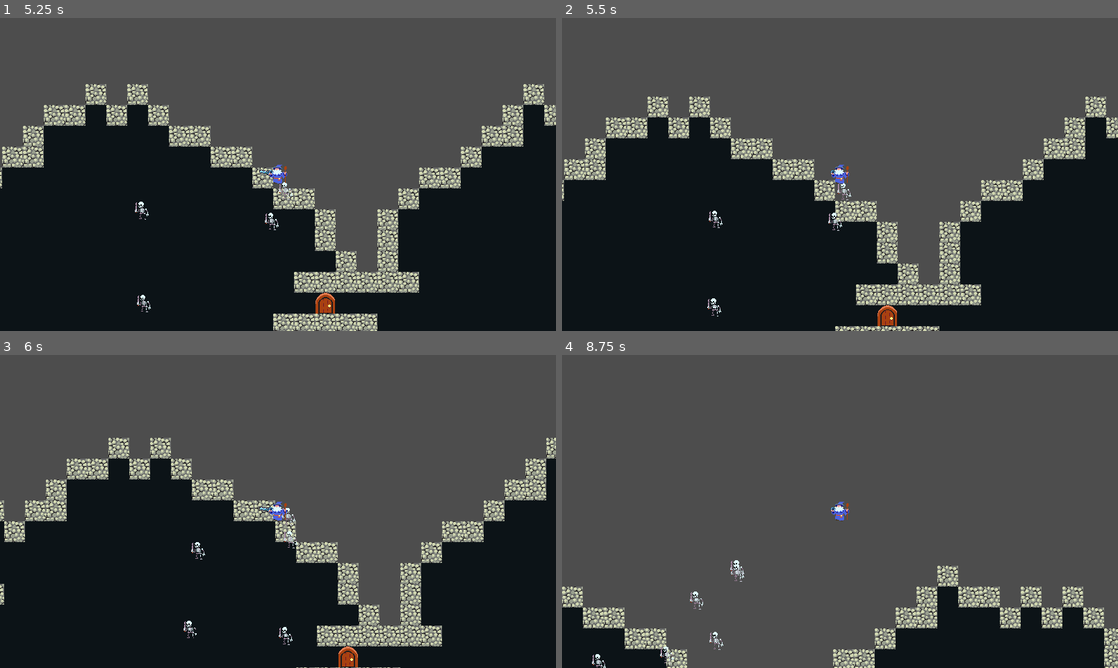
Above: before the commit, frames 1-4 (two rows, left to right).
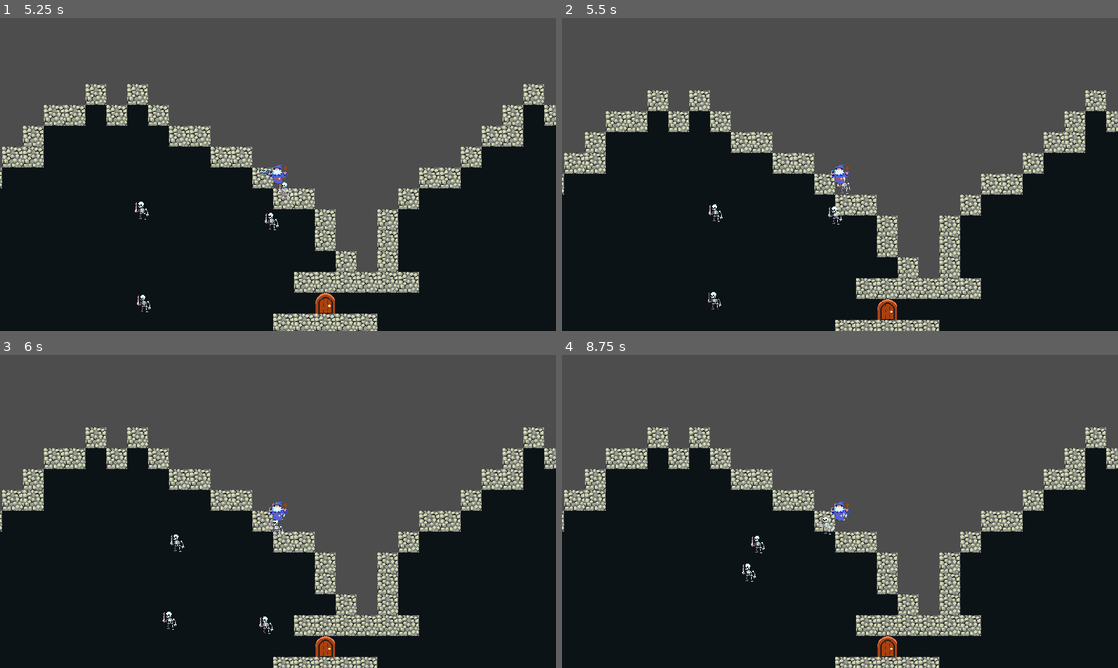
Above: after the commit, the same moments.

Repository: WizardsNStuff/Zealot-of-Wanderlust
Game: Godot game, scene res://Scenes/wizard_game.tscn
Two runs of this game, one before a commit and one after it. Both use one fixed random seed, a clock stepped at 60 frames per second and the inputs below.
Inputs:
- Up to frame 1 (5.25 s): click "Start game" at 0.5 s; tap Enter at 1.25 s; hold D (ui_right) 1.28-2.03 s; tap Space (attack) every 0.75 s from 1.35 to 5.1 s; hold S (ui_down) 2.03-2.78 s; hold D (ui_right) 2.78-3.53 s; hold W (ui_up) 3.53-4.28 s; hold A (ui_left) from 4.28 s (still down)
- Up to frame 2 (5.5 s): keep holding A (ui_left)
- Up to frame 3 (6 s): release A (ui_left) at 5.78 s; hold S (ui_down) from 5.78 s (still down); tap Space (attack) at 5.85 s
- Up to frame 4 (8.75 s): release S (ui_down) at 6.53 s; hold D (ui_right) 6.53-7.28 s; tap Space (attack) at 6.6, 7.35, 8.1 s; hold W (ui_up) 7.28-8.03 s; hold D (ui_right) from 8.03 s (still down)

Frame 1 is identical in both runs. In frame 2, 10% of the frame differs, in the area x 0-100%, y 23-100%; in frame 3, 17%; in frame 4, 49%.

Commit message:
added code for player damage just need labe lto disply

Diff:
--- a/zealot-of-wanderlust/Enemy Testing/enemy_1.gd
+++ b/zealot-of-wanderlust/Enemy Testing/enemy_1.gd
@@ -22,6 +22,8 @@
 		queue_free()
 
 
+
+
 func _physics_process(delta: float) -> void:
 	# move towards player with normalized direction
 	position += (player.position - position).normalized() * speed * delta
@@ -31,7 +33,7 @@
 	# if enemy is close enough to the player then deal damage
 	if distance_to_player <= attack_range:
 		if cooldown <= 0:
-			print("enemy is doing damage")
+			#print("enemy is doing damage")
 			# deal damage to player code would go here
 			cooldown = main_damage_cooldown
 
--- a/zealot-of-wanderlust/Proc Gen/proc_gen_player.gd
+++ b/zealot-of-wanderlust/Proc Gen/proc_gen_player.gd
@@ -2,6 +2,8 @@
 class_name ProcGenPlayer
 
 @export var speed = 200
+
+@export var health : float = 200
 
 @export var damage : float = 10
 
--- a/zealot-of-wanderlust/Scripts/controller.gd
+++ b/zealot-of-wanderlust/Scripts/controller.gd
@@ -89,7 +89,7 @@
 
 	# if the generation does not pass evaluation, retry
 	if (!valid_generation):
-		print("retry")
+		#print("retry")
 		start_level()
 		return
 
@@ -129,7 +129,6 @@
 				model.spawn_timer.wait_time = model.spawn_interval
 				model.spawn_timer.one_shot = false
 				model.spawn_timer.stop()
-				model.spawn_timer.disconnect("timeout", spawn_enemies_in_room)
 				model.spawn_timer.timeout.connect(spawn_enemies_in_room.bind(room_node))
 
 				model.stop_timer = Timer.new()
@@ -137,7 +136,6 @@
 				model.stop_timer.wait_time = model.spawn_duration
 				model.stop_timer.one_shot = true
 				model.stop_timer.stop()
-				model.stop_timer.disconnect("timeout", enemy_spawning_finished)
 				model.stop_timer.timeout.connect(enemy_spawning_finished)
 
 				model.stop_timer.start()
@@ -838,6 +836,18 @@
 	randomize()
 	return room_node.room_tiles.keys().pick_random()
 
+func player_take_damage(damage_amount : float) -> void:
+	player.health -= damage_amount
+	if player.health <= 0:
+		player.health = 0
+		game_over()
+	# TODO : UPDATE PLAYER HEALTH LABEL
+
+func game_over() -> void:
+	proc_gen_data.dungeon_created = false
+	# TODO : LOAD GAMEOVER SCENE
+	print("GAME OVER")
+
 func spawn_enemies_in_room(room_node : RoomNode):
 	var random_tile : Vector2i = get_random_tile_in_room(room_node)
 
@@ -873,6 +883,9 @@
 				# get the name of the collider
 				var collider_name = collider.name
 
+				if (collider is Enemy):
+					player_take_damage(collider.main_damage)
+
 				# check if the collision is with a door
 				if (collider_name.contains("Door")):
 					handle_door_collision(collider)
Not shown: 1 places in zealot-of-wanderlust/Scenes/view.tscn that only renumber resources
